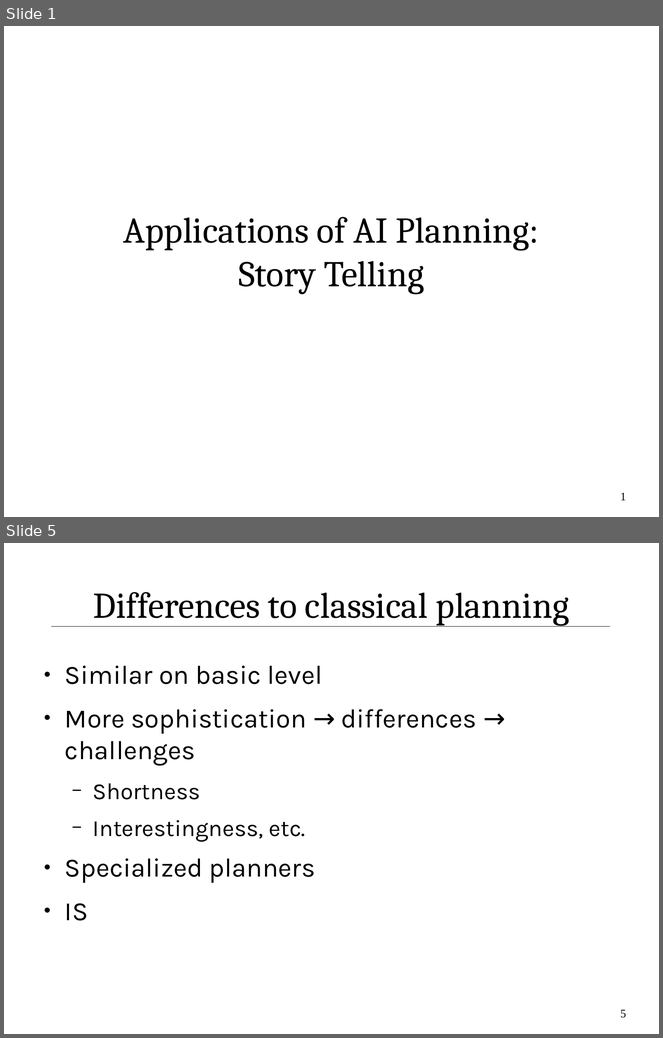
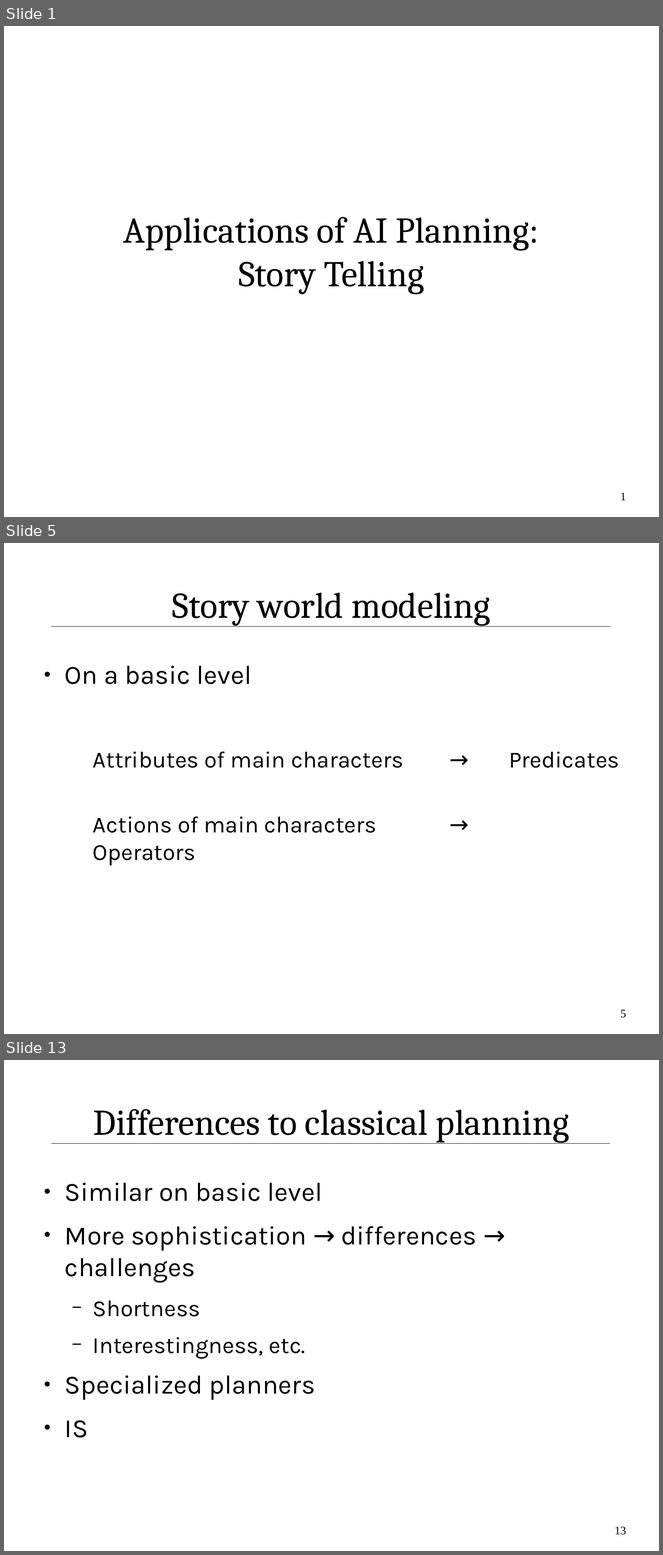
Before and after one commit to IllDepence/ai_seminar, a slide deck: praes/praes.odp. Shown one above the other, each under a label of ours: slides 1 and 5 before the commit, slides 1, 5 and 13 after it; the slides between them are not shown. The pictures are 663x1038 and 663x1555 pixels, drawn with LibreOffice and Linux fonts; fonts in the diff are those of the drawing. Boxes give left, top, right and bottom in pixels: in the first picture for what was removed or moved away, otherwise in the second. Text is boxed around its words. In the diff, an @@ line names an element or a change of style, - is before the commit and + after.

```diff
--- a/praes/praes.odp
+++ b/praes/praes.odp
@@ slide 5 added at bbox=[4, 543, 659, 1034], background #FFFFFF; not listed: 1 template element that a slide beside it also shows @@
@@ title added at bbox=[172, 592, 491, 626], 44 pt, text #000000 @@
+Story world modeling
@@ text added at bbox=[65, 666, 403, 866], 28 pt, text #000000 @@
+● On a basic level
+  Attributes of main characters → Predicates
+  Actions of main characters → Operators
@@ page number added at bbox=[621, 1010, 626, 1018], 14 pt, text #000000 @@
+5
@@ what was slide 5 is now slide 13 @@
@@ page number at bbox=[615, 1527, 626, 1535]: text changed @@
-5
+13
```
Also in this commit, not shown: 3 slides changed, 7 other slides added.
